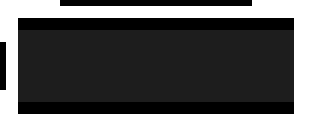
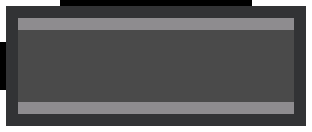
Layers edited between the first and the second (312, 132) image:
hid "图层 18", painted on it over [6, 6, 306, 126]
showed "图层 14", painted on it over [6, 6, 306, 126]
